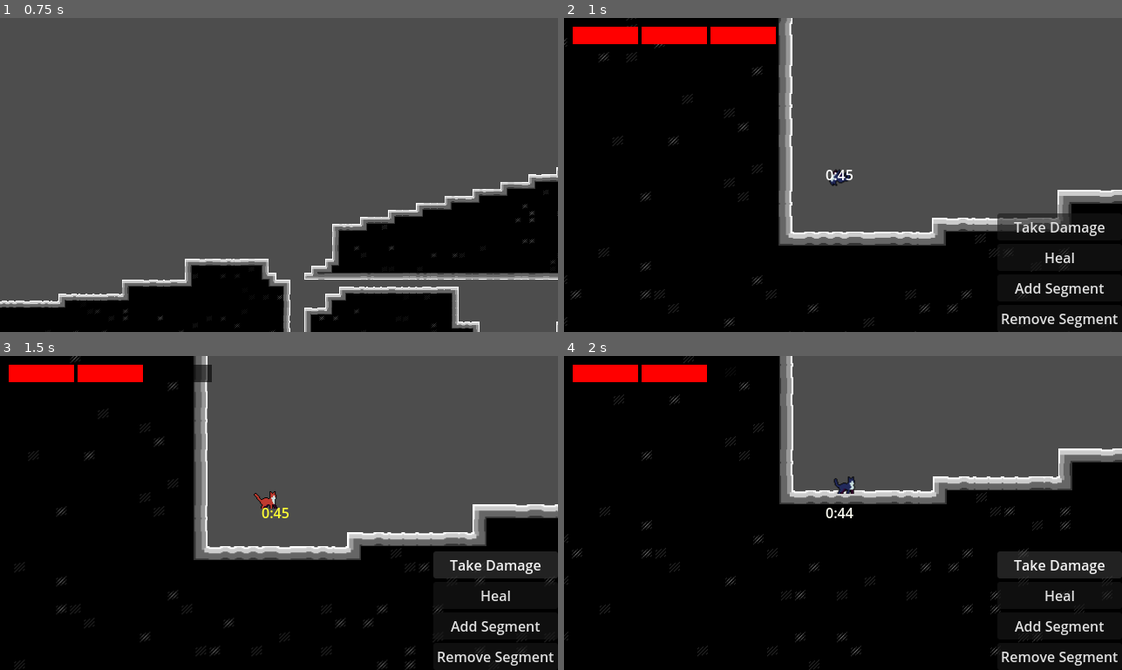
Above: before the commit, frames 1-4 (two rows, left to right).
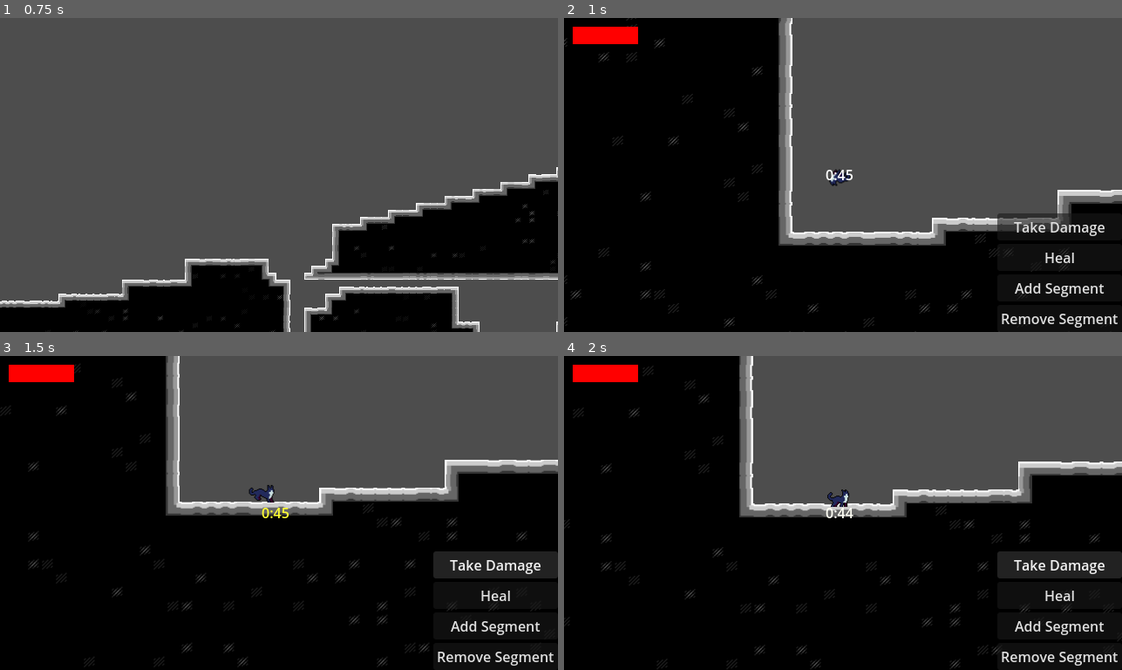
Above: after the commit, the same moments.

Repository: EmperorCookie/groundhogvania
Game: Godot game, scene res://levels/prototype/prototype_level.tscn
The game is run twice, just before and just after one commit, with the same random seed, the same clock (stepped at 60 frames per second) and the same inputs. This scene is started directly instead of the project's main scene.
Inputs:
- Up to frame 1 (0.75 s): hold Right (player_right) from 0.53 s (still down); tap Shift (player_dash) at 0.6 s
- Up to frame 2 (1 s): keep holding Right (player_right); tap Space (player_jump) at 0.77 s
- Up to frame 3 (1.5 s): release Right (player_right) at 1.25 s; click "Take Damage" at 1.25 s
- Up to frame 4 (2 s): no input

Frame 1 is identical in both runs. In frame 2, 1.3% of the frame differs, in the area x 13-38%, y 2-9%; in frame 3, 18%, in the area x 0-100%, y 0-100%; in frame 4, 12%.

Commit message:
Simplify HP system to two segments in HUD and player
Refactored the player HUD to use two static HP segments instead of a dynamic array, removing related logic and developer buttons. Updated player stats to max_hp=2 and current_hp=1, and changed damage/heal functions to directly update HUD segments. Cleaned up scene files to match the new HP system.

Diff:
--- a/menu/player_hud.gd
+++ b/menu/player_hud.gd
@@ -6,31 +6,13 @@
 @onready var restart_timer_label: Label = $Control/BoxContainer/restart_timer
 
 # HP system variables
-var hp: int = 0  # Will be set from player's current_hp
-var max_hp: int = 0  # Will be set from player's max_hp
 @onready var hp_container: HBoxContainer = $Control/HPContainer
-var hp_segments: Array[ColorRect] = []
-var hp_shadows: Array[ColorRect] = []  # Shadow/silhouette segments
-
-# Animation variables
-# Note: Tweens are created with create_tween() in Godot 4, not stored as variables
-
-# Developer buttons
-@onready var dev_buttons: VBoxContainer = $Control/DevButtons
-@onready var take_damage_btn: Button = $Control/DevButtons/TakeDamageBtn
-@onready var heal_btn: Button = $Control/DevButtons/HealBtn
-@onready var add_segment_btn: Button = $Control/DevButtons/AddSegmentBtn
-@onready var remove_segment_btn: Button = $Control/DevButtons/RemoveSegmentBtn
+@onready var hp_segment_1: ColorRect = $Control/HPContainer/HP1
+@onready var hp_segment_2: ColorRect = $Control/HPContainer/HP2
 
 func _ready():
 	# Initialize values from player
 	initialize_from_player()
-
-	# Initialize HP system
-	setup_hp_system()
-
-	# Setup developer buttons (only visible in debug builds)
-	setup_dev_buttons()
 
 	# Setup timer intro animation
 	setup_timer_intro()
@@ -45,22 +27,33 @@
 	# Display initial time on label
 	update_timer_display()
 
+	# Initialize HP display from player
+	call_deferred("initialize_hp_from_player")
+
 func initialize_from_player():
 	# Get reference to the player node (direct sibling reference)
 	var player = get_node("../Player")
 
 	if player:
 		# Pull values from player
-		max_hp = player.max_hp
-		hp = player.current_hp
 		seconds = player.starting_time
-		print("Initialized HUD from player - HP: ", hp, "/", max_hp, " Time: ", seconds, "s")
+		print("Initialized HUD from player - Time: ", seconds, "s")
 	else:
 		# Fallback values if player not found
-		max_hp = 3
-		hp = 3
 		seconds = 45
-		print("Player not found, using fallback values - HP: ", hp, "/", max_hp, " Time: ", seconds, "s")
+		print("Player not found, using fallback time: ", seconds, "s")
+
+func initialize_hp_from_player():
+	# Get reference to the player node and update HP display
+	var player = get_node("../Player")
+
+	if player:
+		# Get current HP from player and update segments
+		var current_hp = player.current_hp
+		print("Getting HP from player: ", current_hp)
+		update_segments(current_hp)
+	else:
+		print("Player not found, cannot initialize HP display")
 
 func setup_timer_intro():
 	# Get the timer container (BoxContainer)
@@ -103,216 +96,35 @@
 	# Fade flash effect as it moves up
 	intro_tween.tween_property(timer_label, "modulate", Color.WHITE, 1.0)
 
-func setup_dev_buttons():
-	# Only show developer buttons in debug builds (editor/development)
-	if OS.is_debug_build():
-		dev_buttons.visible = true
-		# Connect button signals
-		take_damage_btn.pressed.connect(_on_take_damage_pressed)
-		heal_btn.pressed.connect(_on_heal_pressed)
-		add_segment_btn.pressed.connect(_on_add_segment_pressed)
-		remove_segment_btn.pressed.connect(_on_remove_segment_pressed)
-	else:
-		dev_buttons.visible = false
+func update_segments(current_hp: int):
+	print("update_segments called with HP: ", current_hp)
 
-func setup_hp_system():
-	# Clear any existing segments first
-	for child in hp_container.get_children():
-		child.free()  # Use free() instead of queue_free() for immediate removal
+	# Check if HP segments are ready
+	if not hp_segment_1 or not hp_segment_2:
+		print("HP segments not ready yet, trying to get them manually...")
+		hp_segment_1 = $Control/HPContainer/HP1
+		hp_segment_2 = $Control/HPContainer/HP2
 
-	hp_segments.clear()
-	hp_shadows.clear()
+		if not hp_segment_1 or not hp_segment_2:
+			print("Error: HP segments still not found!")
+			return
 
-	print("Setting up HP system with max_hp: ", max_hp, " current hp: ", hp)
-
-	# Create paired shadow and active segments
-	for i in range(max_hp):
-		# Create a container for each HP segment pair
-		var segment_container = Control.new()
-		segment_container.layout_mode = 2
-		segment_container.custom_minimum_size = Vector2(75, 20)
-		segment_container.name = "HPSegment" + str(i)
-		hp_container.add_child(segment_container)
-
-		# Create shadow segment (background)
-		var shadow_segment = ColorRect.new()
-		shadow_segment.layout_mode = 1
-		shadow_segment.anchors_preset = 15  # Full rect
-		shadow_segment.color = Color(0, 0, 0, 0.6)  # Black with 60% opacity
-		shadow_segment.name = "Shadow" + str(i)
-		segment_container.add_child(shadow_segment)
-		hp_shadows.append(shadow_segment)
-
-		# Create active segment (foreground)
-		var active_segment = ColorRect.new()
-		active_segment.layout_mode = 1
-		active_segment.anchors_preset = 15  # Full rect
-		active_segment.color = Color.RED
-		active_segment.name = "Active" + str(i)
-		segment_container.add_child(active_segment)
-		hp_segments.append(active_segment)
-
-		print("Created segment ", i, " - Shadow: ", shadow_segment.color, " Active: ", active_segment.color)
-
-	# Update HP display
-	update_hp_display()
-
-func update_hp_display():
-	print("Updating HP display - Current HP: ", hp, " Max HP: ", max_hp)
-	print("HP segments count: ", hp_segments.size(), " Shadow segments count: ", hp_shadows.size())
-
-	# Update visibility of active HP segments based on current HP
-	for i in range(hp_segments.size()):
-		if i < hp:
-			# Show this HP segment (full health)
-			hp_segments[i].visible = true
-			print("Segment ", i, " - VISIBLE (red)")
-		else:
-			# Hide this HP segment (lost health) - shadow will still show
-			hp_segments[i].visible = false
-			print("Segment ", i, " - HIDDEN (shadow should show)")
-
-	# Ensure shadows are always visible
-	for i in range(hp_shadows.size()):
-		hp_shadows[i].visible = true
-		print("Shadow ", i, " - VISIBLE (gray)")
-
-func take_damage(damage: int = 1):
-	# Function to handle taking damage
-	var old_hp = hp
-	hp = max(0, hp - damage)
-
-	# Animate the lost HP segments
-	for i in range(old_hp - 1, hp - 1, -1):  # From last HP to current HP
-		if i < hp_segments.size():
-			animate_damage(hp_segments[i])
-
-	# Update display after a short delay to let animation start
-	await get_tree().create_timer(0.1).timeout
-	update_hp_display()
-
-	if hp <= 0:
-		print("Player died!")
-
-func animate_damage(segment: ColorRect):
-	# Simple flash animation for damage
-	var original_color = segment.color
-
-	# Create a new tween for this animation
-	var damage_tween = create_tween()
-
-	# Flash white briefly, then back to red
-	damage_tween.tween_property(segment, "color", Color.WHITE, 0.1)
-	damage_tween.tween_property(segment, "color", original_color, 0.1)
-
-func heal(amount: int = 1):
-	# Function to handle healing
-	var old_hp = hp
-	hp = min(max_hp, hp + amount)  # Cap at max HP
-
-	# Animate the restored HP segments
-	for i in range(old_hp, hp):
-		if i < hp_segments.size():
-			animate_heal(hp_segments[i])
-
-	update_hp_display()
-
-func animate_heal(segment: ColorRect):
-	# Simple flash animation for healing
-	var original_color = segment.color
-
-	# Create a new tween for this animation
-	var heal_tween = create_tween()
-
-	# Flash green briefly, then back to red
-	heal_tween.tween_property(segment, "color", Color.GREEN, 0.15)
-	heal_tween.tween_property(segment, "color", original_color, 0.15)
-
-func add_hp_segment():
-	# Add a new HP segment (increase max HP)
-	var lost_hp = max_hp - hp  # Calculate how much HP was lost
-	max_hp += 1
-	hp = max_hp - lost_hp  # Maintain the same amount of lost HP
-
-	# Create a container for the new HP segment pair
-	var segment_container = Control.new()
-	segment_container.layout_mode = 2
-	segment_container.custom_minimum_size = Vector2(75, 20)
-	hp_container.add_child(segment_container)
-
-	# Create shadow segment (background)
-	var new_shadow = ColorRect.new()
-	new_shadow.layout_mode = 1
-	new_shadow.anchors_preset = 15  # Full rect
-	new_shadow.color = Color(0, 0, 0, 0.6)  # Black with 60% opacity
-	segment_container.add_child(new_shadow)
-	hp_shadows.append(new_shadow)
-
-	# Create active segment (foreground)
-	var new_segment = ColorRect.new()
-	new_segment.layout_mode = 1
-	new_segment.anchors_preset = 15  # Full rect
-	new_segment.color = Color.RED
-	segment_container.add_child(new_segment)
-	hp_segments.append(new_segment)
-
-	# Animate the new segment with a flash
-	animate_new_segment_flash(new_segment)
-
-	update_hp_display()
-
-func animate_new_segment_flash(segment: ColorRect):
-	# Simple flash animation for new segment
-	var original_color = segment.color
-
-	# Create a new tween for this animation
-	var new_segment_tween = create_tween()
-
-	# Flash gold/yellow briefly, then back to red
-	new_segment_tween.tween_property(segment, "color", Color.YELLOW, 0.2)
-	new_segment_tween.tween_property(segment, "color", original_color, 0.2)
-
-func remove_hp_segment():
-	# Remove an HP segment (decrease max HP)
-	if max_hp > 1:  # Don't go below 1 max HP
-		max_hp -= 1
-		hp = min(hp, max_hp)  # Adjust current HP if needed
-
-		# Remove the last active segment
-		if hp_segments.size() > 0:
-			hp_segments.pop_back()
-
-		# Remove the last shadow segment
-		if hp_shadows.size() > 0:
-			hp_shadows.pop_back()
-
-		# Remove the last container (which contains both shadow and active)
-		var children = hp_container.get_children()
-		if children.size() > 0:
-			children[-1].queue_free()
-
-		update_hp_display()
-
-# Developer button handlers
-func _on_take_damage_pressed():
-	var player = get_node("../Player")
-	player.player_take_damage()
-
-func _on_heal_pressed():
-	var player = get_node("../Player")
-	player.player_heal()
-
-func _on_add_segment_pressed():
-	var player = get_node("../Player")
-	player.max_hp += 1
-	player.current_hp += 1
-	add_hp_segment()
-
-func _on_remove_segment_pressed():
-	var player = get_node("../Player")
-	player.max_hp -= 1
-	player.current_hp -= 1
-	remove_hp_segment()
+	# Update HP segments based on current HP (0, 1, or 2)
+	match current_hp:
+		0:
+			hp_segment_1.visible = false
+			hp_segment_2.visible = false
+			print("Both segments HIDDEN")
+		1:
+			hp_segment_1.visible = true
+			hp_segment_2.visible = false
+			print("Segment 1 VISIBLE, Segment 2 HIDDEN")
+		2:
+			hp_segment_1.visible = true
+			hp_segment_2.visible = true
+			print("Both segments VISIBLE")
+		_:
+			print("Invalid HP value: ", current_hp)
 
 func _on_timer_timeout():
 	# Decrease seconds and update display
--- a/menu/player_hud.tscn
+++ b/menu/player_hud.tscn
@@ -24,11 +24,6 @@
 color = Color(1, 0, 0, 1)
 
 [node name="HP2" type="ColorRect" parent="Control/HPContainer"]
-custom_minimum_size = Vector2(75, 20)
-layout_mode = 2
-color = Color(1, 0, 0, 1)
-
-[node name="HP3" type="ColorRect" parent="Control/HPContainer"]
 custom_minimum_size = Vector2(75, 20)
 layout_mode = 2
 color = Color(1, 0, 0, 1)
--- a/player/player.gd
+++ b/player/player.gd
@@ -24,8 +24,8 @@
 @export var can_dash: bool = true
 
 # Stats
-@export var max_hp: int = 3
-@export var current_hp: int = 3
+@export var max_hp: int = 2
+@export var current_hp: int = 1
 @export var starting_time: int = 45 # In seconds
 @export var weight: float = 1.5
 @export var jump_height: float = 3.2 * GRID
@@ -236,7 +236,7 @@
 # Removes HP from the player and calls the player_hud.gd to update the display
 func player_take_damage():
 	current_hp = clamp(current_hp - 1, 0, max_hp)
-	player_hud.take_damage(1)
+	player_hud.update_segments(current_hp)
 	hurt_timer = hurt_time
 	impulse.x = facing * hurt_speed.x
 	impulse.y = hurt_speed.y
@@ -251,4 +251,4 @@
 # Adds HP to the player and calls the player_hud.gd to update the display
 func player_heal():
 	current_hp = clamp(current_hp + 1, 0, max_hp)
-	player_hud.heal(1)
+	player_hud.update_segments(current_hp)
Not shown: 1 places in levels/prototype/prototype_level.tscn that only renumber resources
